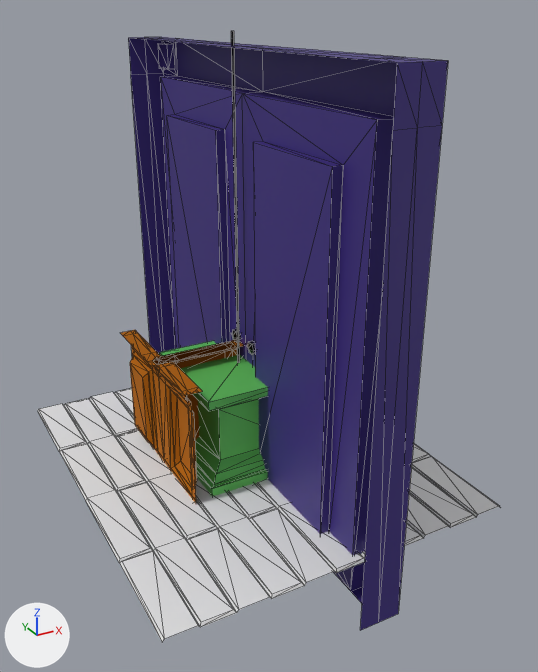
Before and after pictures for a commit that changed the glTF model liquidgame/assets/3D/floor_square.glb.
Rendered twice from a 50 mm camera at (-7.43, -15.1, 10.77) aimed at (0.5, -0.68, 3.56). Lighting does not change. The marker at lower left points along +X, +Y and +Z. Mesh edges are drawn as thin lines. Vertices at the same position are counted once.

In view in the first picture: 'Big Door', 'Ceiling Lamp', 'Cube', 'Floor Planks', 'Wall Corner In', 'Wall Corner Out', 'Wall Piece'.
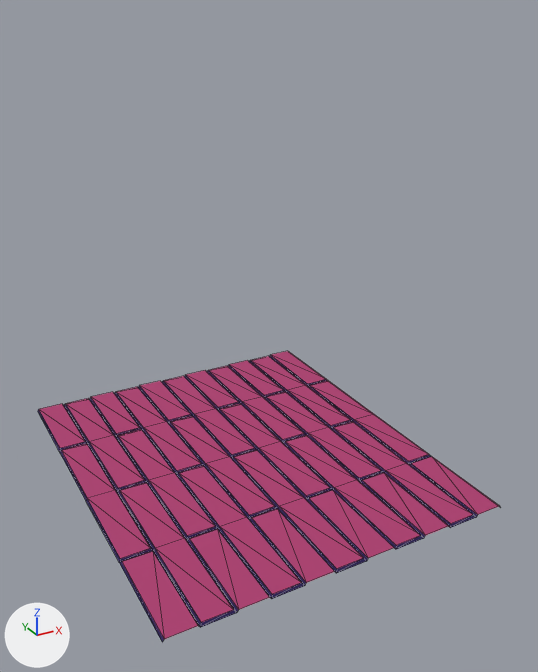
Where the change shows, as pixel boxes [x1, y1, x2, y2] in the pictures (538 x 672 px; the box of a moved part takes in the faces that stretch with it):
'Big Door', deleted (blue)
    before: [128, 37, 448, 631]
    faces in mat_mat_mediumdark (blue #3d2c7f): [223, 45, 448, 631]
    faces in mat_mat_mediumdark_001 (blue #3d2c7f): [128, 37, 263, 360]
'Cube', deleted
    before: [159, 341, 268, 496]
'Wall Corner Out', deleted
    before: [153, 341, 237, 504]
'Wall Corner In', deleted
    before: [121, 330, 234, 463]
'Ceiling Lamp', deleted
    before: [231, 31, 240, 363]
'Wall Piece', deleted
    before: [156, 340, 244, 437]
part 1 of me_cube_045, moved or reshaped (not visible before)
    after: [228, 365, 264, 397]
part 2 of me_cube_045, recoloured (white to pink)
    both: [39, 388, 499, 639]
part 3 of me_cube_045, recoloured
    both: [38, 392, 501, 642]

The edits, one by one:
Material 'Mat_FloorDark' (mat_mat_floordark) is new.
Its base color is (0.0237, 0.0125, 0.106) (dark blue #2b1d5c).
Its roughness is 1.0.
Material 'Mat_FloorLight' (mat_mat_floorlight) is new.
Its base color is (0.436, 0.0452, 0.168) (pink #b03c72).
Its metallic is 0.0778.
Its roughness is 0.811.
me_cube_045 has 264 vertices, 352 faces and spans x -4.17..4.27, y -5.08..4.79, z 0.06..0.12.
me_cube_045 is used by ob_floor_planks; location (0.0, 0.0, 0.0).
Part 1, on me_cube_045:
5 faces are deleted.
5 new faces join them, mat_mat_floordark (dark blue #2b1d5b).
me_cube_045 part 2: 88 faces spanning x -4.13..4.23, y -5.08..4.79, z 0.12 switch from no material to mat_mat_floorlight (pink #b03c72).
me_cube_045 part 3: 259 faces spanning x -4.17..4.27, y -5.08..4.79, z 0.06..0.12 switch from no material to mat_mat_floordark (dark blue #2b1d5b).
Object 'Ceiling Lamp' (ob_ceiling_lamp) is deleted.
Object 'Wall Piece' (ob_wall_piece) is deleted.
Object 'Wall Corner Out' (ob_wall_corner_out) is deleted.
Object 'Wall Corner In' (ob_wall_corner_in) is deleted.
Object 'Cube' (ob_cube) is deleted.
Object 'Big Door' (ob_big_door) is deleted.
